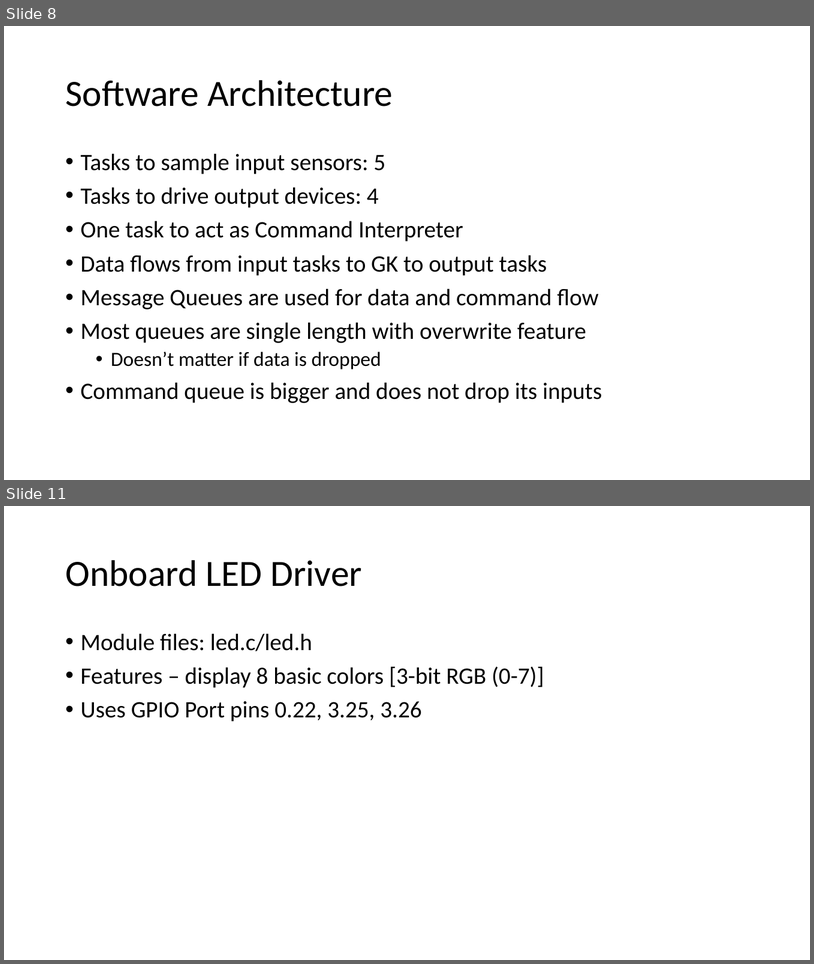
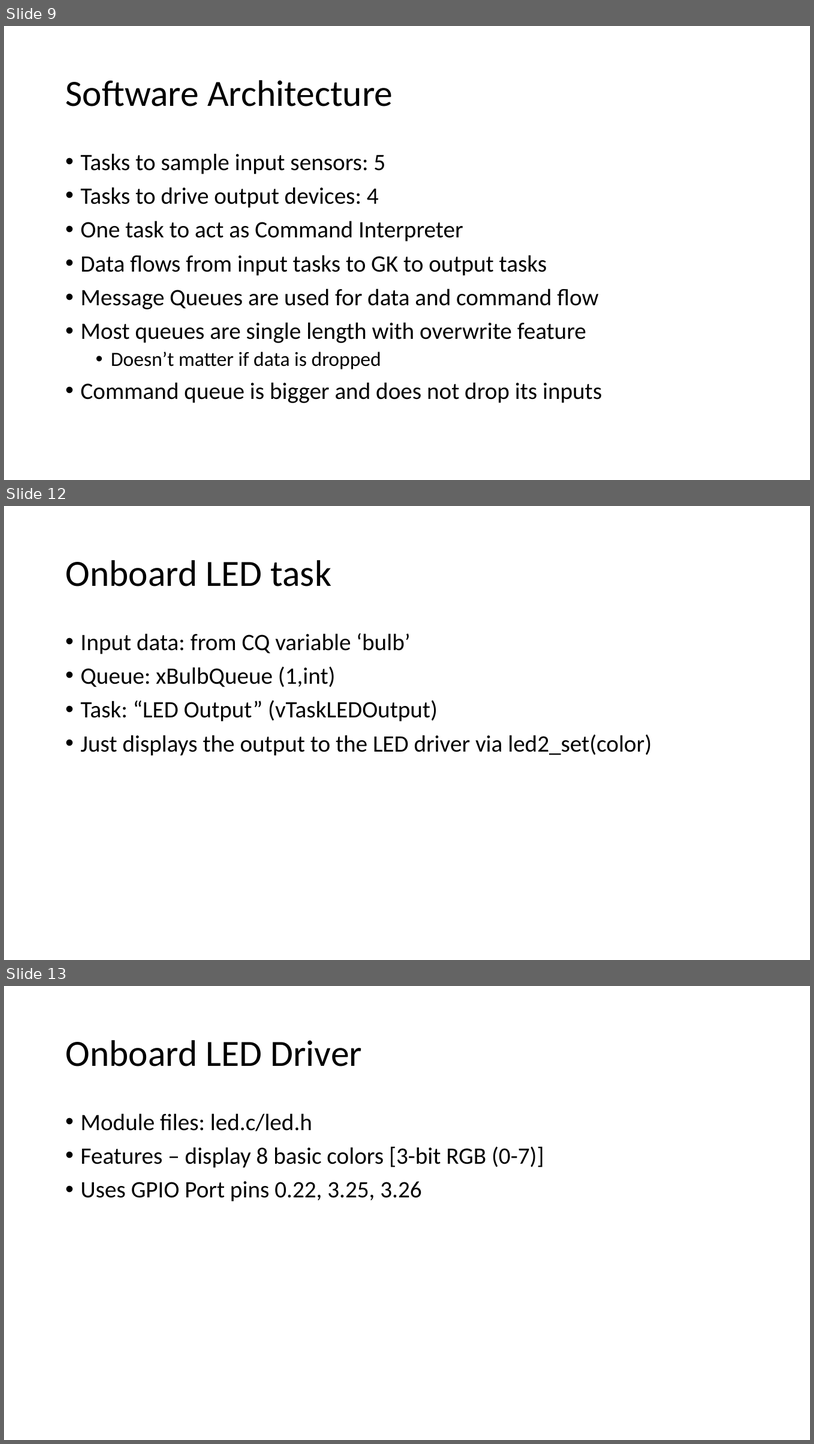
Before and after one commit to EmbeddedSystemClass/FinalProject5381, a slide deck: Final Project 5381.pptx. Shown one above the other, each under a label of ours: slides 8 and 11 before the commit, slides 9, 12 and 13 after it; the slides between them are not shown. The pictures are 814x964 and 814x1444 pixels, drawn with LibreOffice and Linux fonts; fonts in the diff are those of the drawing. Boxes give left, top, right and bottom in pixels: in the first picture for what was removed or moved away, otherwise in the second. Text is boxed around its words. In the diff, an @@ line names an element or a change of style, - is before the commit and + after.

```diff
--- a/Final Project 5381.pptx
+++ b/Final Project 5381.pptx
@@ slide 12 added at box(4, 506, 810, 960), background #FFFFFF @@
@@ title added at box(65, 560, 332, 586), 44 pt, text #000000 @@
+Onboard LED task
@@ text added at box(81, 633, 652, 756), 28 pt, text #000000 @@
+• Input data: from CQ variable ‘bulb’
+• Queue: xBulbQueue (1,int)
+• Task: “LED Output” (vTaskLEDOutput)
+• Just displays the output to the LED driver via led2_set(color)
@@ what was slide 8 is now slide 9 @@
@@ what was slide 11 is now slide 13 @@
```
Also in this commit, not shown: 2 slides changed, 1 other slide added.
